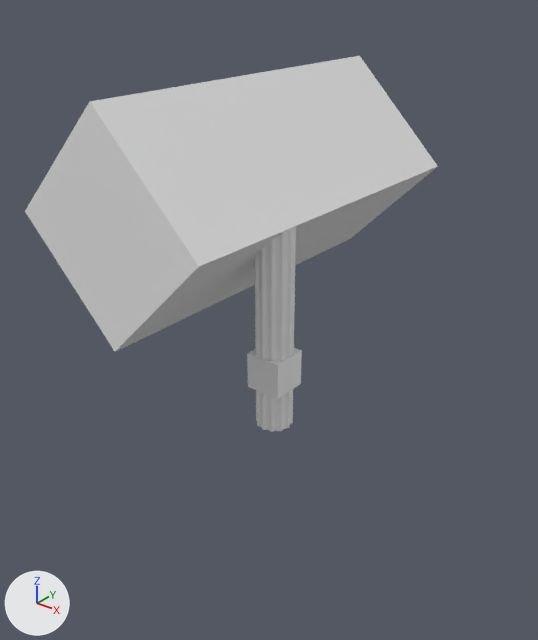
An edit to the Blender file Nudeln/Penne.blend, drawn before and after from the same camera.
One viewpoint serves both versions: a 50 mm camera at (0.0525, -0.0668, 0.0482) aimed at (-0.0069, 0.0075, 0.0022). Arrows for +X, +Y and +Z are at lower left; the lights stay in place. The same objects are shown in both versions, whatever each file hides.
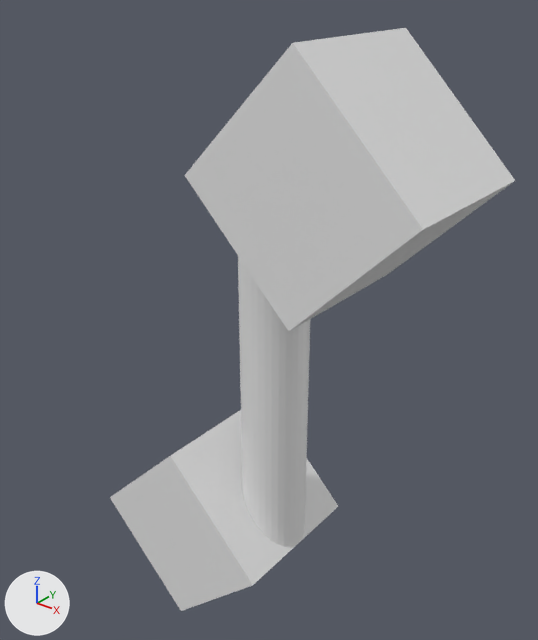
Location of each change, (x1, y1, x2, y2) in pixels of the pictures (538 x 640 px):
'Cube.001', moved, rescaled (45% narrower, 32% shorter): before (25, 56, 438, 352); after (110, 410, 338, 611)
'Cube', moved, turned, rescaled: before (247, 348, 302, 399); after (185, 28, 515, 331)
'Cylinder', reshaped, rescaled, modifiers changed, moved, turned: before (255, 227, 296, 432); after (238, 256, 310, 547)
part 1 of me_cylinder_001, deleted: before (255, 227, 296, 432)
part 2 of me_cylinder_001, cut back: before (259, 229, 293, 431); after (238, 256, 310, 547)

What changed in the scene script:
```text
Change me_cylinder_001:
    used by ob_cylinder; location = (0.0, 0.0, 0.0); scale = (0.00224, 0.00224, 0.0198)
    remove me_cylinder_001.from_pydata(...)  # 783 vertices, 420 faces, 12 loose edges; spans x -1.12..1.12, y -1.12..1.12, z -0.41..1.0
    add me_cylinder_001.from_pydata(...)  # 64 vertices, 34 faces; spans x -1.0..1.0, y -1.0..1.0, z -1.0..1.0
    me_cylinder_001 part 1: 11 loose pieces with 484 vertices, spanning x -1.12..1.12, y -1.12..0.98, z -0.41..1.0, are deleted
    me_cylinder_001 part 2: 268 vertices removed from x -1.0..1.0, y -1.0..1.12, z -0.41..1.0; 33 vertices added at x -1.0..1.0, y -1.0..1.0, z -1.0..1.0
Add me_cylinder_002:
    me_cylinder_002.from_pydata(...)  # a 32-sided cylinder along z spanning x -1.0..1.0, y -1.0..1.0, z -1.0..1.0
Change ob_cube:
    ob_cube.location: (0.0, 0.0, 0.0) -> (0.0099, 0.0, 0.027)
    ob_cube.rotation_euler: (0.0, 0.0, 0.0) -> (0.0, 0.785, 0.0)  # degrees (0, 0, 0) -> degrees (0, 45, 0)
    ob_cube.scale: (0.0025, 0.0025, 0.0025) -> (0.0102, 0.0102, 0.0102)
Change ob_cylinder:
    ob_cylinder.scale: (0.00224, 0.00224, 0.0198) -> (0.0045, 0.0045, 0.027)
    add _m = ob_cylinder.modifiers.new('Boolean', 'BOOLEAN')
    add _m.object = ob_cube
    add _m = ob_cylinder.modifiers.new('Boolean.001', 'BOOLEAN')
    add _m.object = ob_cube_001
    add _m = ob_cylinder.modifiers.new('Boolean.002', 'BOOLEAN')
    add _m.object = ob_cylinder_001
Change ob_cube_001:
    ob_cube_001.location: (-0.0124, 0.0105, 0.0198) -> (-0.0099, 0.0, -0.027)
    ob_cube_001.scale: (0.0105, 0.0262, 0.0105) -> (0.0102, 0.0102, 0.0102)
Add ob_cylinder_001:
    ob_cylinder_001 = bpy.data.objects.new('Cylinder.001', me_cylinder_002)
    ob_cylinder_001.location = (0.0, 0.0, 0.0)
    ob_cylinder_001.scale = (0.0035, 0.0035, 0.0401)
    ob_cylinder_001.hide_set(True)
```
